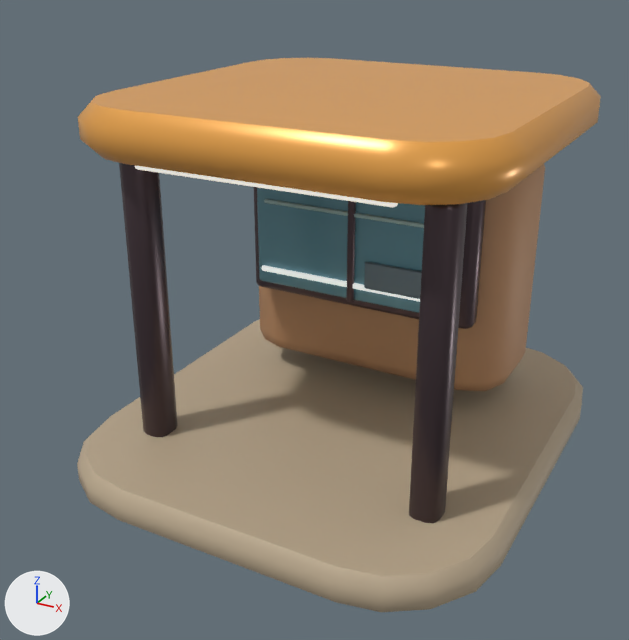
A saved change to the glTF model assets/models/regions/alpine_parking_2.glb.
Camera for both pictures: a camera (50 mm lens) standing at (7.2, -4.16, 3.13) and looking at (4.76, 0.27, 0.91). The lights are fixed; the arrows at lower left show +X, +Y and +Z. The picture after the commit comes second. Vertices at exactly the same position are counted once.

Objects in the first picture: 'Parking2'.
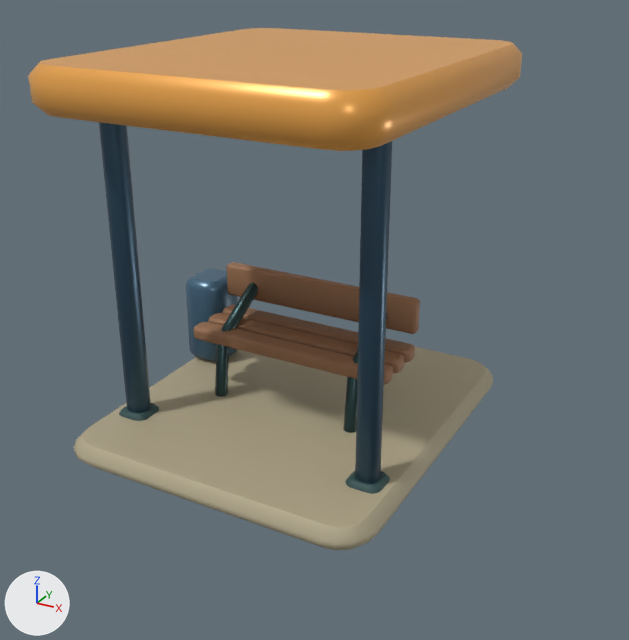
Location of each change, (x1, y1, x2, y2) in pixels of the pictures (629 x 640 px; the box of a moved part takes in the faces that stretch with it):
'Parking2', reshaped: before (77, 58, 601, 612); after (28, 28, 522, 550)
part 1 of me_parking2, moved or reshaped: before (254, 187, 486, 329); after (227, 262, 420, 334)
part 2 of me_parking2, moved or reshaped: before (346, 201, 356, 302); after (99, 122, 151, 413)
part 3 of me_parking2, rebuilt: before (77, 319, 583, 612); after (74, 347, 493, 550)
part 4 of me_parking2, rebuilt (16% shorter): before (78, 58, 601, 205); after (28, 28, 522, 151)
part 5 of me_parking2, deleted: before (119, 163, 467, 523)
part 6 of me_parking2, reshaped: before (259, 164, 545, 391); after (119, 141, 415, 494)

Diff of the bpy script that builds the scene:
```diff
--- a/assets/models/regions/alpine_parking_2.glb.py
+++ b/assets/models/regions/alpine_parking_2.glb.py
@@ me_parking2 @@
 # used by ob_parking2; location = (0.0, 0.0, 0.0)
-me_parking2.from_pydata(...)  # 880 vertices, 1712 faces; spans x 3.54..6.26, y -1.08..2.04, z 0.0..2.32
+me_parking2.from_pydata(...)  # 908 vertices, 1756 faces; spans x 3.41..5.58, y -0.73..1.75, z 0.0..2.51
+# me_parking2 part 1: the loose piece of 72 vertices spanning x 4.11..5.68, y 0.56..0.73, z 0.9..1.79 is scaled about its middle by (0.97, 0.594, 0.257), then moved by (-0.4, 0.16, -0.52), in mat_ceramic
+# me_parking2 part 2: the loose piece of 72 vertices spanning x 4.88..4.92, y 0.47..0.51, z 0.99..1.72 is scaled about its middle by (3.11, 3.11, 3.25), then moved by (-1.26, -0.66, -0.16)
+# me_parking2 part 3: the loose piece of 80 vertices spanning x 3.54..6.26, y -1.08..2.04, z 0.0..0.22 is rebuilt with 80 vertices and now spans x 3.42..5.58, y -0.73..1.75, z 0.0..0.16
+# me_parking2 part 4: the loose piece of 80 vertices spanning x 3.64..6.16, y -0.77..1.73, z 2.04..2.32 is rebuilt with 80 vertices and now spans x 3.42..5.58, y -0.73..1.75, z 2.23..2.51
+# me_parking2 part 5: 7 loose pieces with 504 vertices, spanning x 3.89..5.91, y -0.61..0.58, z 0.03..2.05, are deleted
+# me_parking2 part 6: 72 vertices removed from x 3.95..5.85, y 0.69..1.59, z 0.35..1.92; 556 vertices added at x 3.41..5.48, y -0.29..1.0, z 0.0..2.37
+# other edits to the shape of me_parking2 do not show in these pictures
 me_parking2.materials.append(mat_ceramic)
@@ me_parking2 @@
 me_parking2.materials.append(mat_paint)
-me_parking2.materials.append(mat_tint)
 me_parking2.materials.append(mat_light)
```
